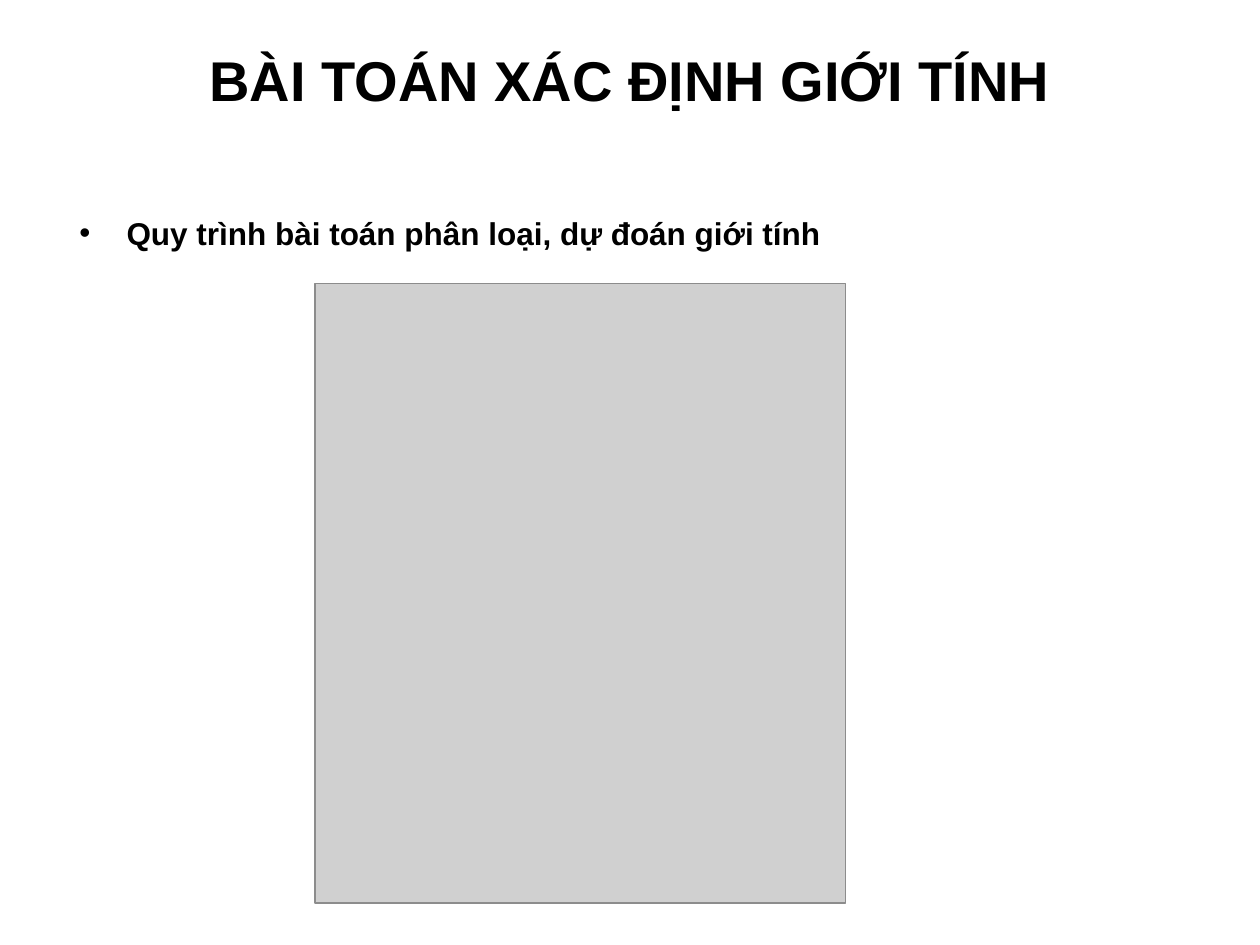
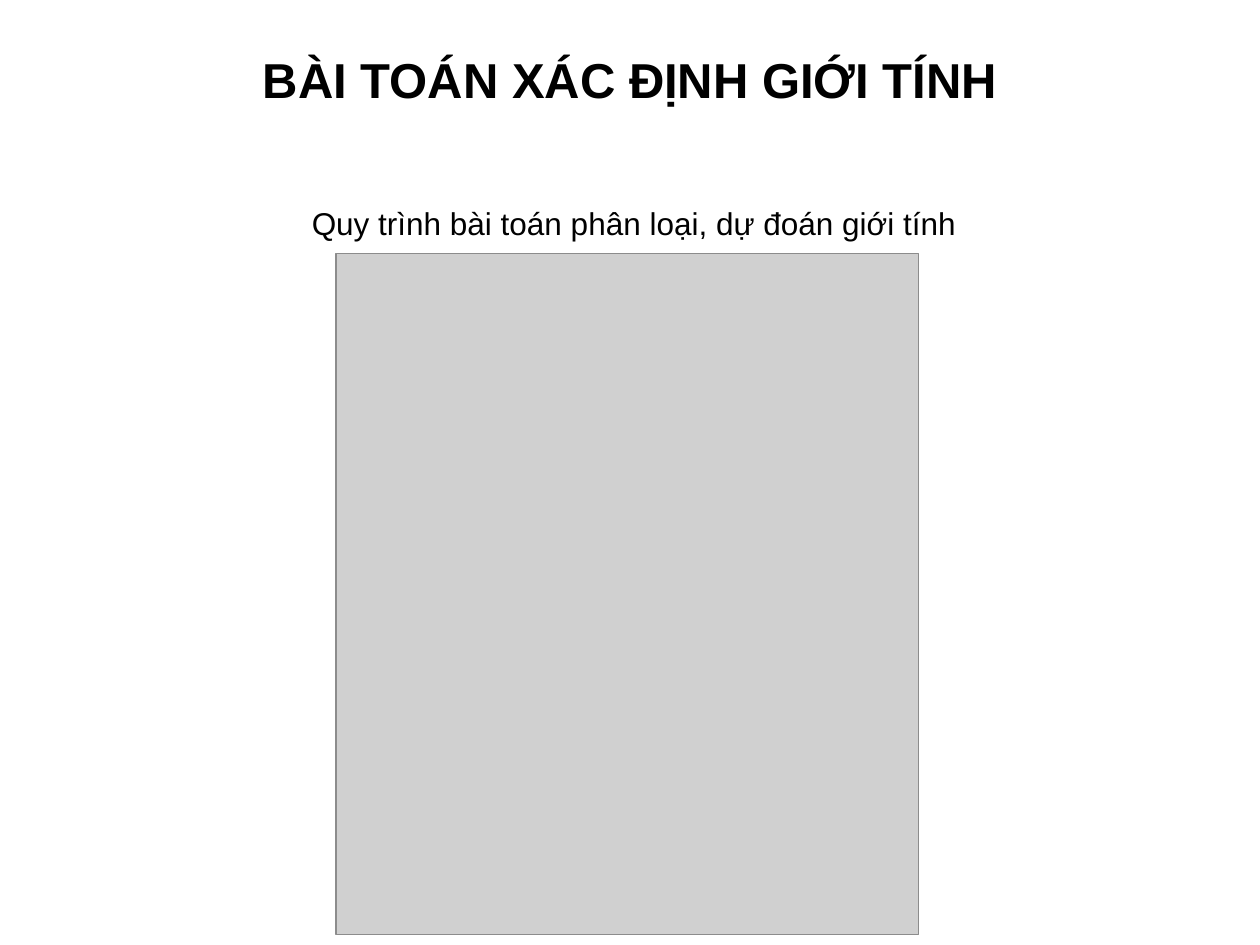
Before and after one commit to truonghaibg/thesis, a slide deck: slide 6 of tchai/Slide_LuanVan_TruongCongHai.ppt. Drawn at 1260x945 pixels with LibreOffice and Linux fonts; fonts in the diff are those of the drawing; grey boxes stand for pictures; background and template pictures are left out. Boxes give left, top, right and bottom in pixels: in the first picture for what was removed or moved away, otherwise in the second. Text is boxed around its words. In the diff, an @@ line names an element or a change of style, - is before the commit and + after.

```diff
--- a/tchai/Slide_LuanVan_TruongCongHai.ppt
+++ b/tchai/Slide_LuanVan_TruongCongHai.ppt
@@ title "BÀI TOÁN XÁC ĐỊNH GIỚI ..." at [263,59,997,107]: size 32 to 28 pt @@
@@ text "Quy trình bài toán phân ...": place and size @@
-text "Quy trình bài toán phân ..." at [127,221,820,251]
+text "Quy trình bài toán phân ..." at [312,211,956,241]
@@ text "Quy trình bài toán phân ..." at [312,211,956,241]: bold off; alignment justified to centre; bullet • to none @@
@@ picture: place and size @@
-picture at [315,284,845,903]
+picture at [336,253,920,934]
```
Also in this commit, not shown: 14 other slides changed, 7 slides added, 5 slides removed.
